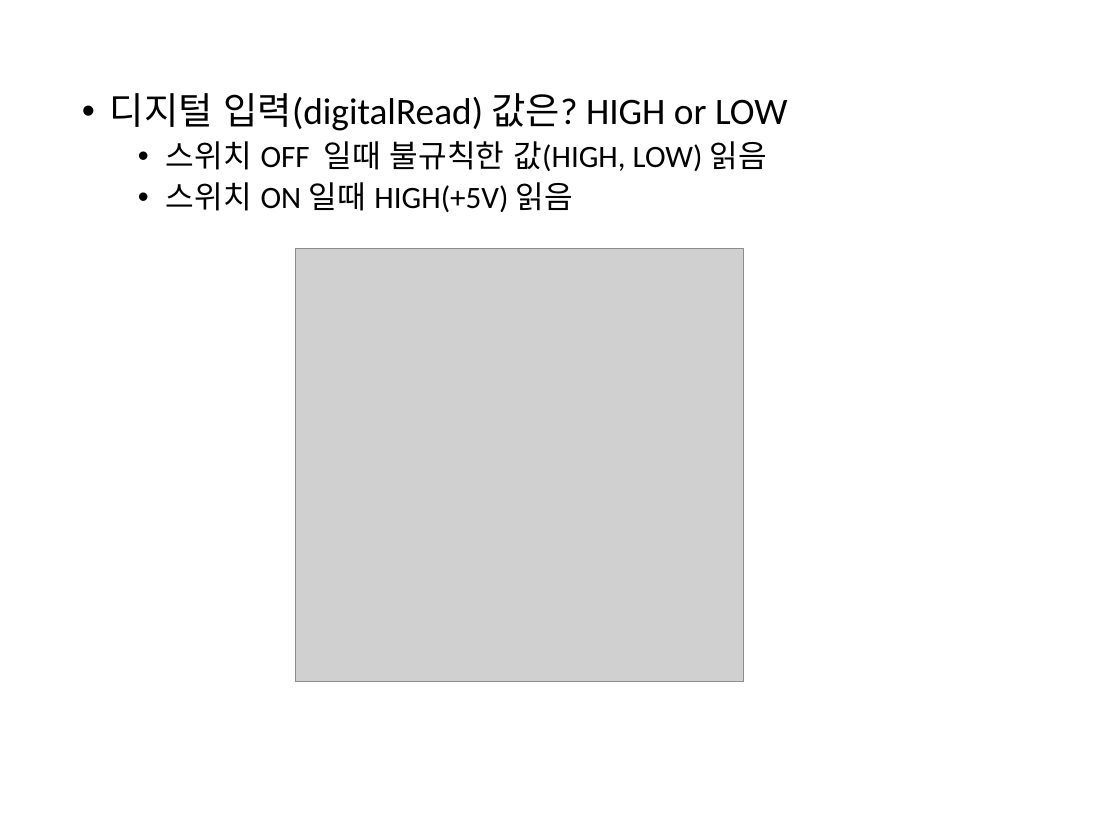
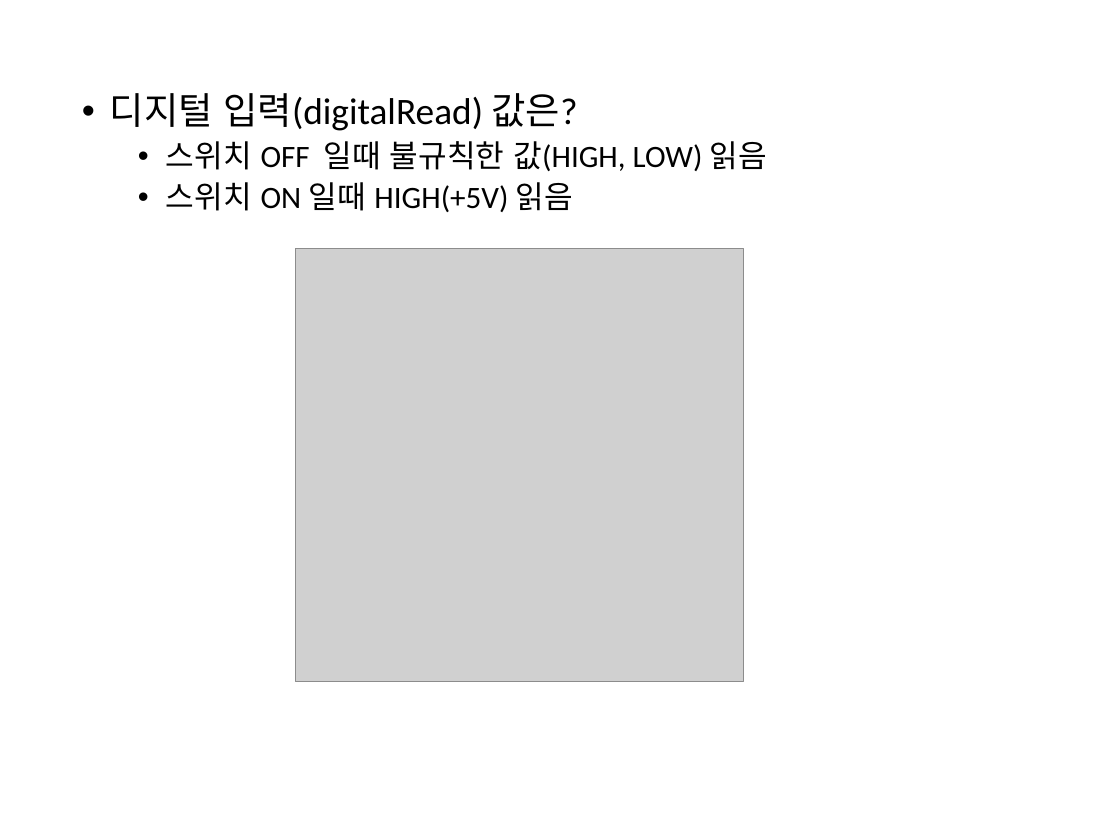
Before and after one commit to iot2019/Week04, a slide deck: slide 11 of Week04.pptx (slide 10 before the commit). Drawn at 1120x840 pixels with LibreOffice and Linux fonts; fonts in the diff are those of the drawing; grey boxes stand for pictures. Boxes give left, top, right and bottom in pixels: in the first picture for what was removed or moved away, otherwise in the second. Text is boxed around its words. In the diff, an @@ line names an element or a change of style, - is before the commit and + after.

```diff
--- a/Week04.pptx
+++ b/Week04.pptx
@@ text at (110,93,578,131): text changed @@
-  • 디지털 입력(digitalRead) 값은? HIGH or LOW
+  • 디지털 입력(digitalRead) 값은?
```
Also in this commit, not shown: 9 other slides changed, 2 slides added, 1 slide removed, 5 other files.
